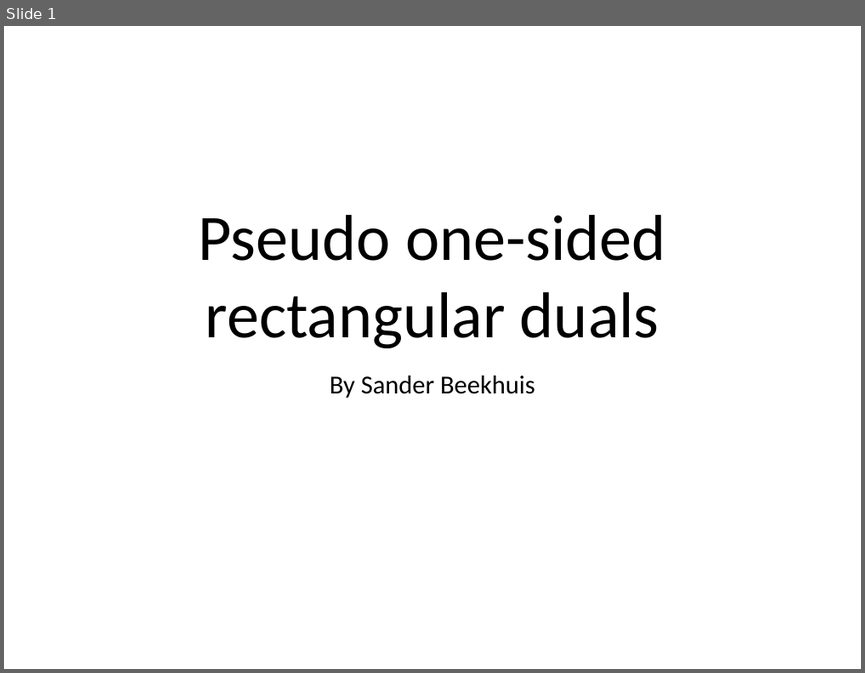
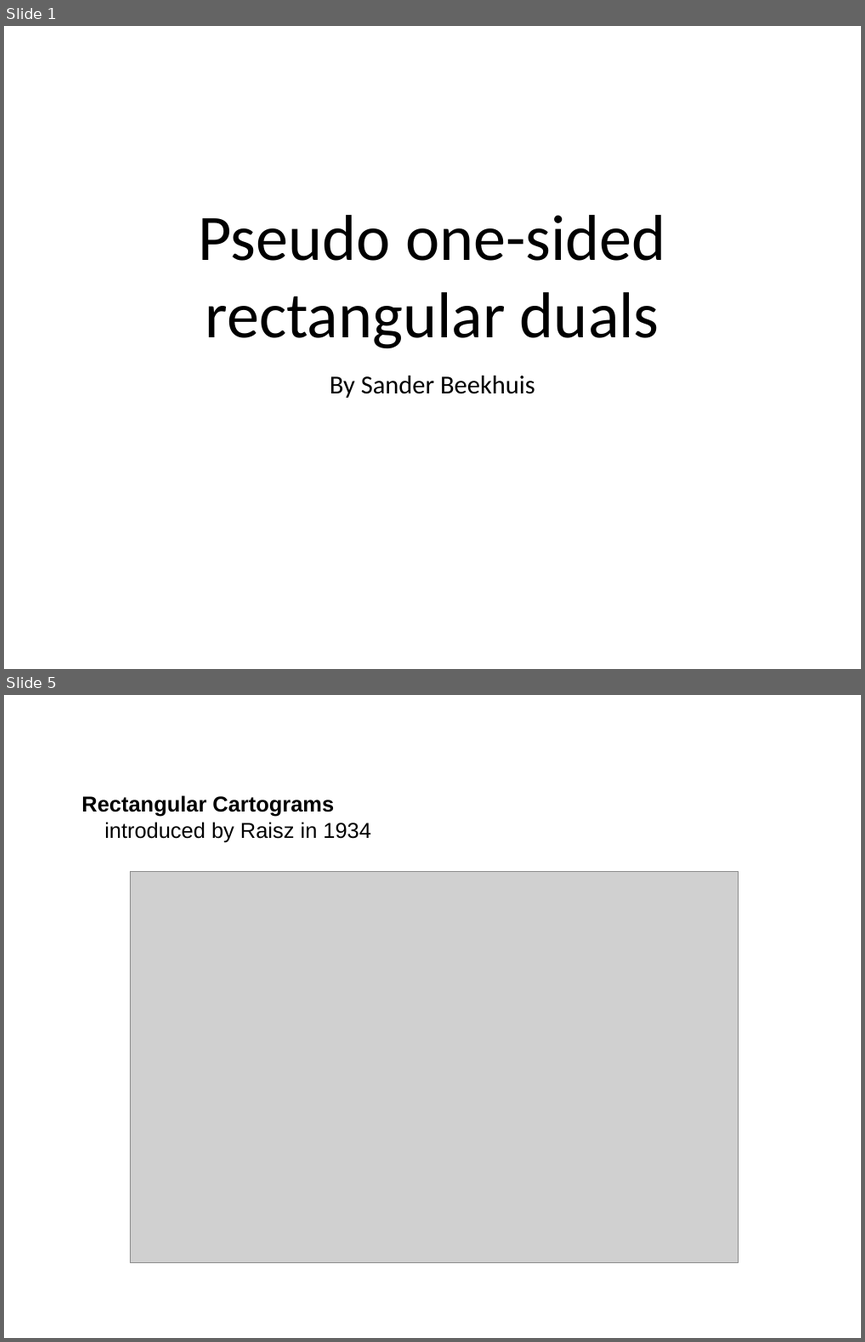
Before and after one commit to SanderBeekhuis/area-universal-duals, a slide deck: midtermtalk/talk.odp. Shown one above the other, each under a label of ours: slide 1 before the commit, slides 1 and 5 after it; the slides between them are not shown. The pictures are 865x673 and 865x1342 pixels, drawn with LibreOffice and Linux fonts; fonts in the diff are those of the drawing; grey boxes stand for pictures; background and template pictures are left out. Boxes give left, top, right and bottom in pixels: in the first picture for what was removed or moved away, otherwise in the second. Text is boxed around its words. In the diff, an @@ line names an element or a change of style, - is before the commit and + after.

```diff
--- a/midtermtalk/talk.odp
+++ b/midtermtalk/talk.odp
@@ slide 5 added at (x1=4, y1=695, x2=861, y2=1338), background #FFFFFF @@
@@ title added at (x1=81, y1=701, x2=758, y2=766), 44 pt, text #FFFFFF @@
+Applications
@@ text added at (x1=81, y1=795, x2=371, y2=842), 20 pt, text #000000 @@
+Rectangular Cartograms
+introduced by Raisz in 1934
@@ picture added at (x1=131, y1=872, x2=738, y2=1264) @@
```
Also in this commit, not shown: 16 slides changed, 12 other slides added, 6 slides removed, 36 other files.
